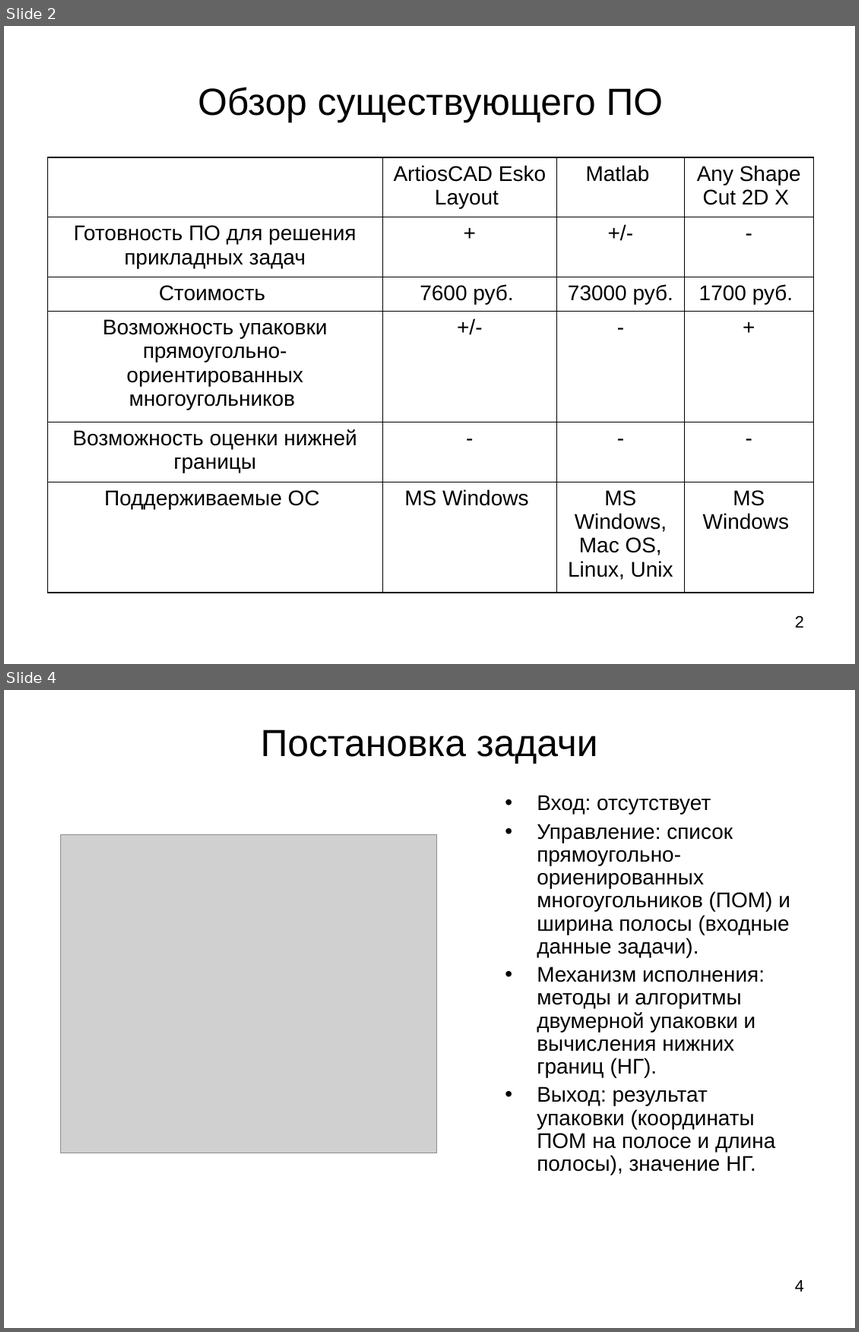
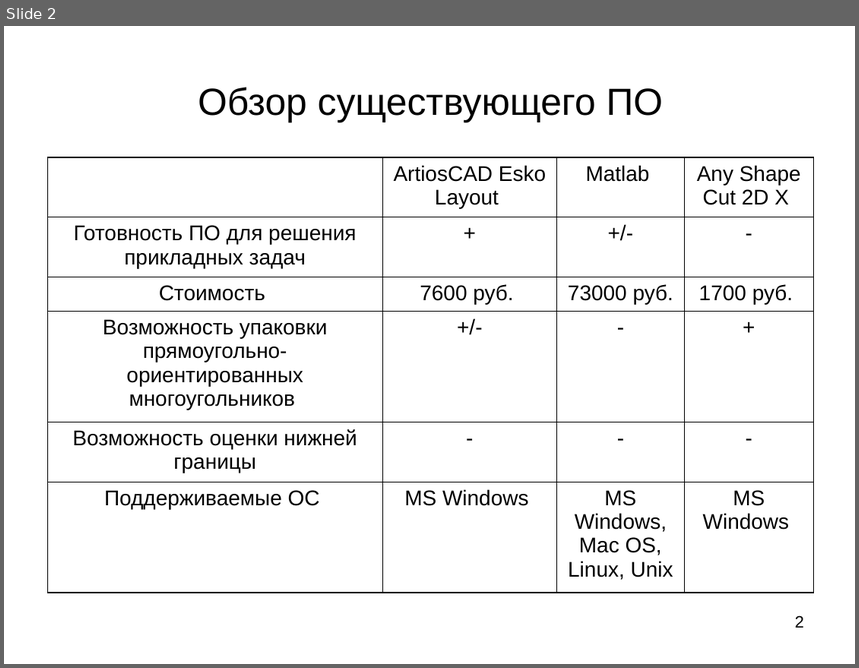
Before and after one commit to zingibertram/thesis-dissertation, a slide deck: Отчёт/Презентация.ppt. Shown one above the other, each under a label of ours: slides 2 and 4 before the commit, slide 2 after it; the slides between them are not shown. The pictures are 859x1332 and 859x668 pixels, drawn with LibreOffice and Linux fonts; fonts in the diff are those of the drawing; grey boxes stand for pictures. Boxes give left, top, right and bottom in pixels: in the first picture for what was removed or moved away, otherwise in the second. Text is boxed around its words. In the diff, an @@ line names an element or a change of style, - is before the commit and + after.

```diff
--- a/Отчёт/Презентация.ppt
+++ b/Отчёт/Презентация.ppt
@@ slide 4 removed at [4, 690, 855, 1328], background #FFFFFF @@
@@ title removed at [261, 730, 598, 764] @@
-Постановка задачи
@@ text removed at [537, 795, 791, 1175] @@
-• Вход: отсутствует
-• Управление: список прямоугольно-ориенированных многоугольников (ПОМ) и ширина полосы (входные данные задачи).
-• Механизм исполнения: методы и алгоритмы двумерной упаковки и вычисления нижних границ (НГ).
-• Выход: результат упаковки (координаты ПОМ на полосе и длина полосы), значение НГ.
@@ picture removed at [61, 834, 437, 1153] @@
@@ page number removed at [795, 1281, 804, 1292] @@
-4
```
Also in this commit, not shown: 6 slides changed, 5 slides added, 4 other slides removed, 7 other files.
